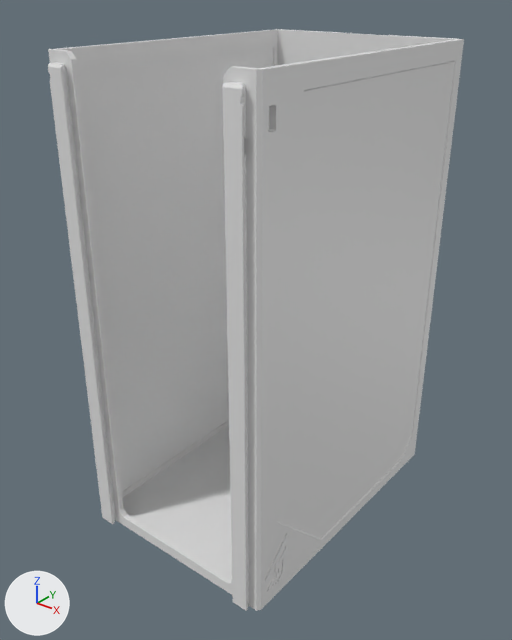
The glTF model parts/115/DecorDrawer_115-1W-3H.lib.glb as it was, and as the next commit left it.
Both versions are drawn from a 50 mm lens placed at (137.6, -178.8, 180.2), pointed at (-0.9, -5.7, 72.9). Lighting does not change. The marker at lower left points along +X, +Y and +Z. The older version comes first. Where no turn or scale is listed for an object, it has been applied to the vertices. Vertices at exactly the same position are counted once.

Names of what the first picture shows: 'DecorDrawer_115-1W-3H'.
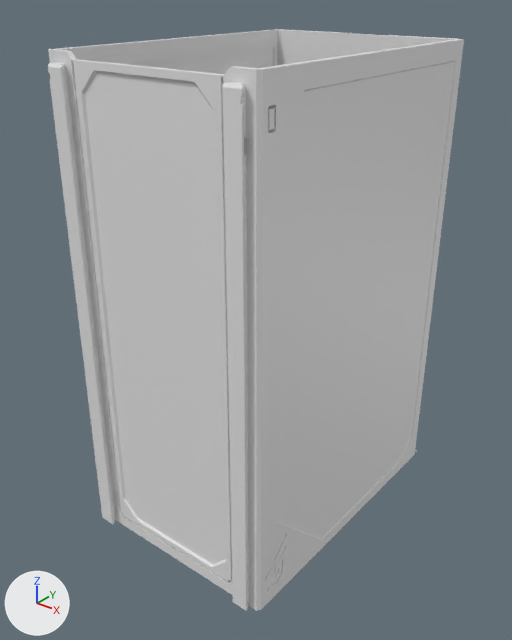
Location of each change, (x1, y1, x2, y2) in pixels of the pictures (512 x 640 px):
part 1 of me_decordrawer_115_1w_3h, added
    after: (268, 107, 276, 130)
part 2 of me_decordrawer_115_1w_3h, built on
    before: (261, 543, 318, 609)
    after: (71, 60, 315, 609)

Patch to the scene script:
```diff
--- a/parts/115/DecorDrawer_115-1W-3H.lib.glb.py
+++ b/parts/115/DecorDrawer_115-1W-3H.lib.glb.py
@@ me_decordrawer_115_1w_3h @@
 # used by ob_decordrawer_115_1w_3h; location = (0.0, 0.0, 81.0)
-me_decordrawer_115_1w_3h.from_pydata(...)  # 531 vertices, 1066 faces; spans x -37.0..37.0, y -55.0..55.0, z -81.0..81.0
+me_decordrawer_115_1w_3h.from_pydata(...)  # 965 vertices, 1934 faces; spans x -37.0..37.0, y -55.0..55.0, z -81.0..81.0
+# me_decordrawer_115_1w_3h part 1: a new loose piece of 24 vertices spanning x 36.0..37.0, y -49.0..-46.0, z 68.0..72.0
+# me_decordrawer_115_1w_3h part 2: 20 vertices moved within x 37.0, y -45.0..-40.0, z -76.0..-73.0; 240 vertices added at x -27.0..37.0, y -52.0..-41.0, z -77.0..79.0
+# other edits to the shape of me_decordrawer_115_1w_3h do not show in these pictures
```
